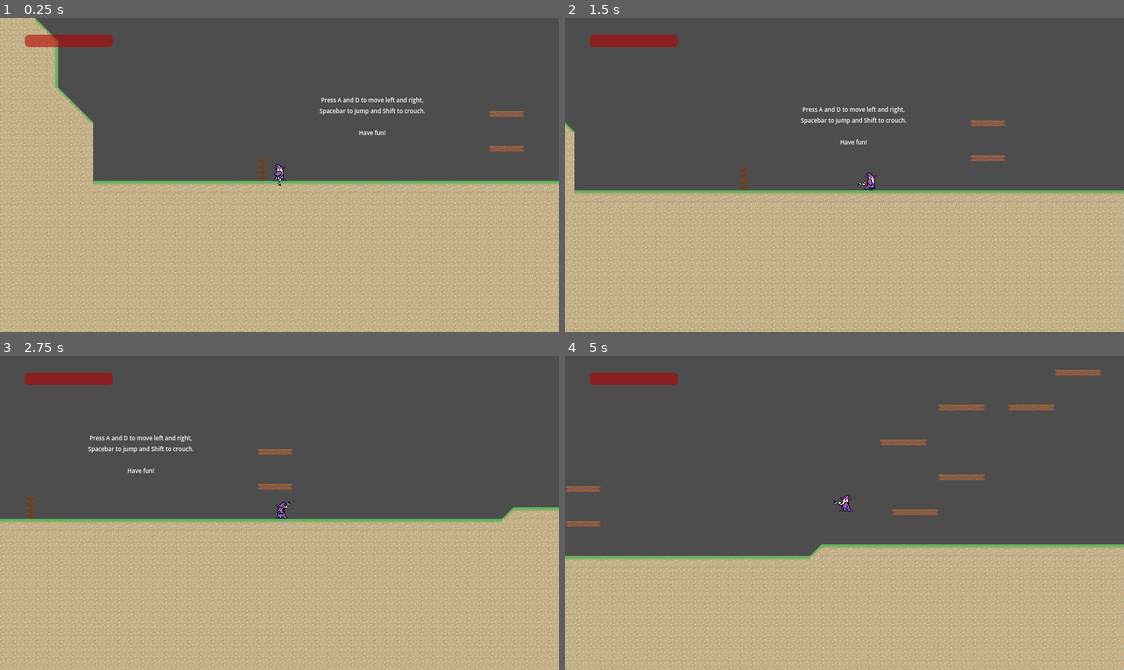
Above: before the commit, frames 1-4 (two rows, left to right).
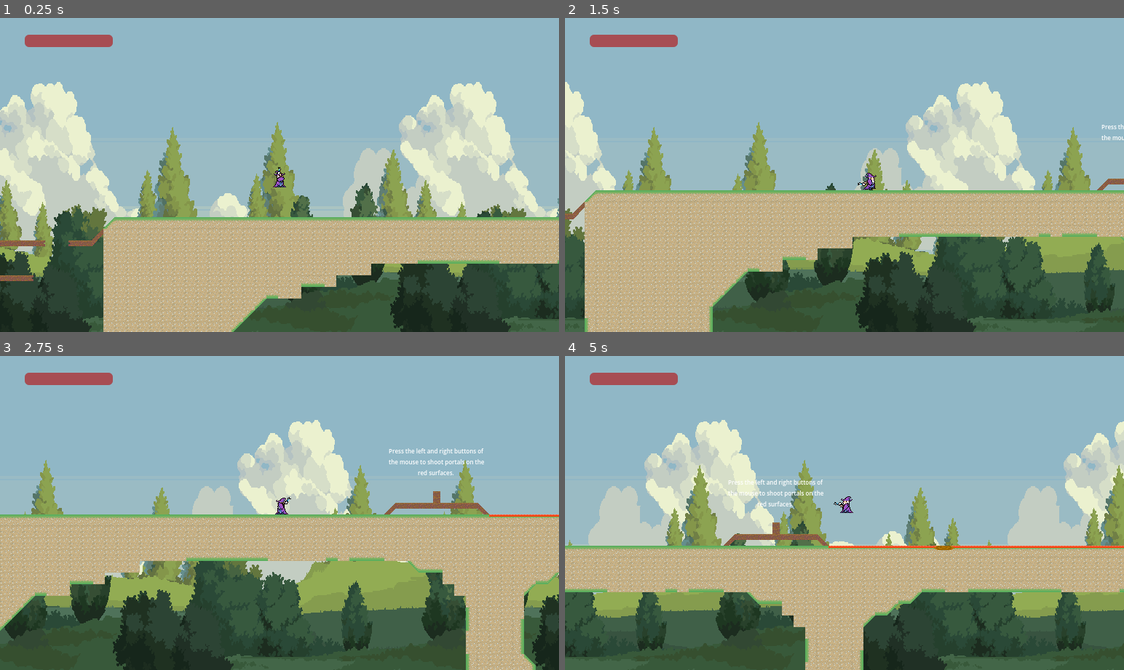
Above: after the commit, the same moments.

Repository: haruo-gabriel/portal2d
Game: Godot game, scene res://levels/level_1/level_scene.tscn
Same seed, same stepped clock (60 frames per second), same inputs: the game is played once before the commit and once after it.
Inputs (mouse positions are in pixels of both pictures, inside the frame that each line leads up to):
- Up to frame 1 (0.25 s): no input
- Up to frame 2 (1.5 s): tap A (move_left) at 0.5, 1.25 s; move the mouse to (967, 159) at 0.52 s; hold Shift (crouch) 0.53-1.28 s; hold D (move_right) from 0.53 s (still down); tap Space (jump) at 0.77 s; move the mouse to (732, 190) at 1.27 s; click (732, 190) at 1.35 s
- Up to frame 3 (2.75 s): tap Space (jump) at 1.52 s; tap A (move_left) at 2 s; move the mouse to (335, 443) at 2.02 s; release D (move_right) at 2.03 s; hold A (move_left) from 2.03 s (still down); right-click (335, 443) at 2.1 s
- Up to frame 4 (5 s): move the mouse to (816, 575) at 2.77 s; release A (move_left) at 2.78 s; hold D (move_right) 2.78-4.28 s; tap Shift (crouch) at 2.85 s; tap Space (jump) at 3.02, 3.77, 4.52 s; tap A (move_left) at 3.5, 4.25 s; move the mouse to (1012, 560) at 3.52 s; click (1012, 560) at 3.6 s; move the mouse to (676, 465) at 4.27 s; hold A (move_left) from 4.28 s (still down); right-click (676, 465) at 4.35 s

The runs differ from the first frame. In frame 1, 90% of the frame differs, in the area x 0-100%, y 0-100%; in frame 2, 87%; in frame 3, 89%; in frame 4, 92%.

Commit message:
Adding a background

Diff:
--- /dev/null
+++ b/godot project/levels/level_1/ParallaxBackground.gd
@@ -0,0 +1,15 @@
+
+extends ParallaxBackground
+
+@export var player: Player
+
+# Called when the node enters the scene tree for the first time.
+func _ready():
+	pass # Replace with function body.
+
+# Called every frame. 'delta' is the elapsed time since the previous frame.
+func _process(delta):
+	pass
+
+func _physics_process(delta: float) -> void:
+	pass
--- a/godot project/levels/level_1/level_scene.tscn
+++ b/godot project/levels/level_1/level_scene.tscn
@@ -9,6 +9,11 @@
 [ext_resource type="Script" path="res://interface/follow_cam.gd" id="5_8bj3i"]
 [ext_resource type="PackedScene" uid="uid://cq8lpg21erc5l" path="res://interface/pause.tscn" id="6_vrxgd"]
 [ext_resource type="PackedScene" uid="uid://b754jenc4foku" path="res://interface/scenes/hud/hud.tscn" id="6_xax1y"]
+[ext_resource type="Texture2D" uid="uid://d1dlpvojon67h" path="res://levels/level_1/background/1.png" id="10_cwe01"]
+[ext_resource type="Script" path="res://levels/level_1/ParallaxBackground.gd" id="10_d54cc"]
+[ext_resource type="Texture2D" uid="uid://ce2j4to0h352n" path="res://levels/level_1/background/2.png" id="11_iydqg"]
+[ext_resource type="Texture2D" uid="uid://cptou570pr8bm" path="res://levels/level_1/background/3.png" id="12_gsy82"]
+[ext_resource type="Texture2D" uid="uid://44w3sl1dxpsj" path="res://levels/level_1/background/4.png" id="14_rkapw"]
 
 [sub_resource type="LabelSettings" id="LabelSettings_vgya4"]
 font_size = 8
@@ -58,6 +63,7 @@
 autowrap_mode = 2
 
 [node name="Player" parent="." node_paths=PackedStringArray("tile_map") instance=ExtResource("2_i7aku")]
+position = Vector2(1362, -402)
 tile_map = NodePath("../TileMap")
 metadata/_edit_group_ = true
 
@@ -84,3 +90,56 @@
 [node name="Pause" parent="CanvasLayer" instance=ExtResource("6_vrxgd")]
 unique_name_in_owner = true
 visible = false
+
+[node name="ParallaxBackground" type="ParallaxBackground" parent="." node_paths=PackedStringArray("player")]
+scroll_ignore_camera_zoom = true
+script = ExtResource("10_d54cc")
+player = NodePath("../Player")
+
+[node name="ParallaxLayer" type="ParallaxLayer" parent="ParallaxBackground"]
+motion_scale = Vector2(0.5, 2.08165e-12)
+motion_mirroring = Vector2(1152, 2.08165e-12)
+metadata/_edit_group_ = true
+
+[node name="TextureRect" type="TextureRect" parent="ParallaxBackground/ParallaxLayer"]
+offset_right = 1152.0
+offset_bottom = 324.0
+scale = Vector2(1, 1.4)
+texture = ExtResource("10_cwe01")
+stretch_mode = 1
+
+[node name="ParallaxLayer2" type="ParallaxLayer" parent="ParallaxBackground"]
+motion_scale = Vector2(0.7, 2.08165e-12)
+motion_mirroring = Vector2(1152, 2.08165e-12)
+metadata/_edit_group_ = true
+
+[node name="TextureRect" type="TextureRect" parent="ParallaxBackground/ParallaxLayer2"]
+offset_right = 1152.0
+offset_bottom = 324.0
+scale = Vector2(1, 1.4)
+texture = ExtResource("11_iydqg")
+stretch_mode = 1
+
+[node name="ParallaxLayer3" type="ParallaxLayer" parent="ParallaxBackground"]
+motion_scale = Vector2(1, 2.08165e-12)
+motion_mirroring = Vector2(1152, 2.08165e-12)
+metadata/_edit_group_ = true
+
+[node name="TextureRect" type="TextureRect" parent="ParallaxBackground/ParallaxLayer3"]
+offset_right = 1152.0
+offset_bottom = 324.0
+scale = Vector2(1, 1.4)
+texture = ExtResource("12_gsy82")
+stretch_mode = 1
+
+[node name="ParallaxLayer4" type="ParallaxLayer" parent="ParallaxBackground"]
+motion_scale = Vector2(1.2, 2.08165e-12)
+motion_mirroring = Vector2(1152, 2.08165e-12)
+metadata/_edit_group_ = true
+
+[node name="TextureRect" type="TextureRect" parent="ParallaxBackground/ParallaxLayer4"]
+offset_right = 1152.0
+offset_bottom = 324.0
+scale = Vector2(1, 1.4)
+texture = ExtResource("14_rkapw")
+stretch_mode = 1
Not shown: 2 places in godot project/characters/moving_enemy/moving_enemy.tscn that only renumber resources
Binary file added: godot project/levels/level_1/background/1.png
Not shown, added: godot project/levels/level_1/background/1.png.import
Binary file added: godot project/levels/level_1/background/2.png
Not shown, added: godot project/levels/level_1/background/2.png.import
Binary file added: godot project/levels/level_1/background/3.png
Not shown, added: godot project/levels/level_1/background/3.png.import
Binary file added: godot project/levels/level_1/background/4.png
Not shown, added: godot project/levels/level_1/background/4.png.import
Binary file added: godot project/levels/level_1/background/orig.png
Not shown, added: godot project/levels/level_1/background/orig.png.import
Binary file added: godot project/levels/level_1/background/origbig.png
(and 9 more such lines)
